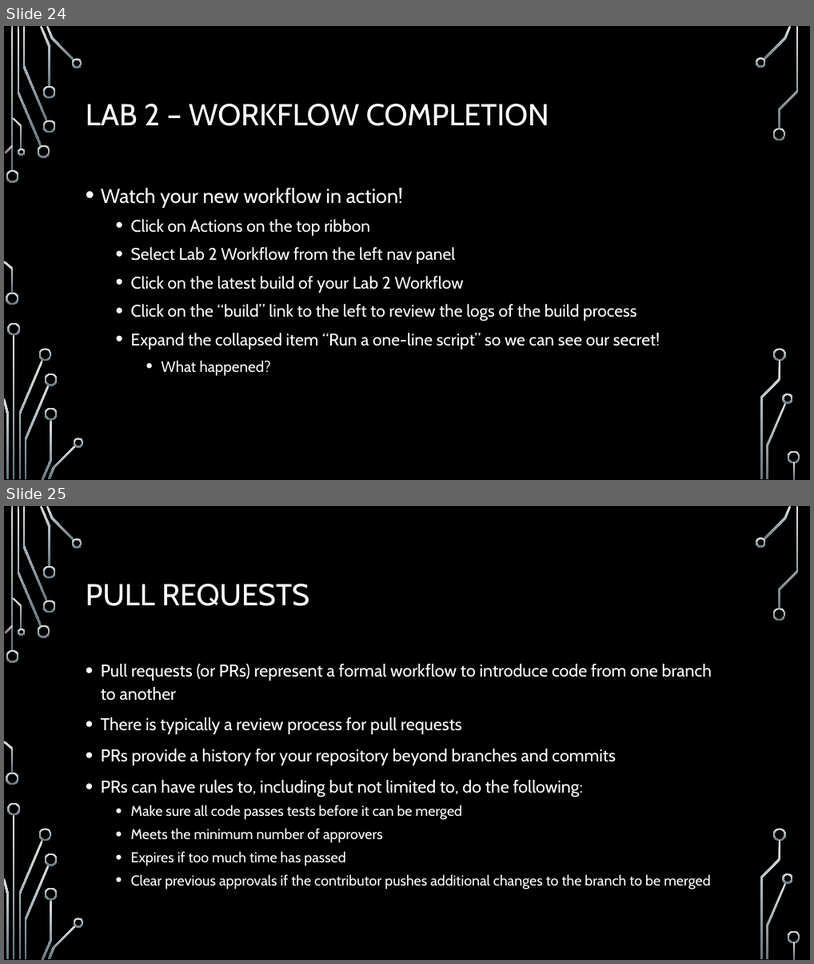
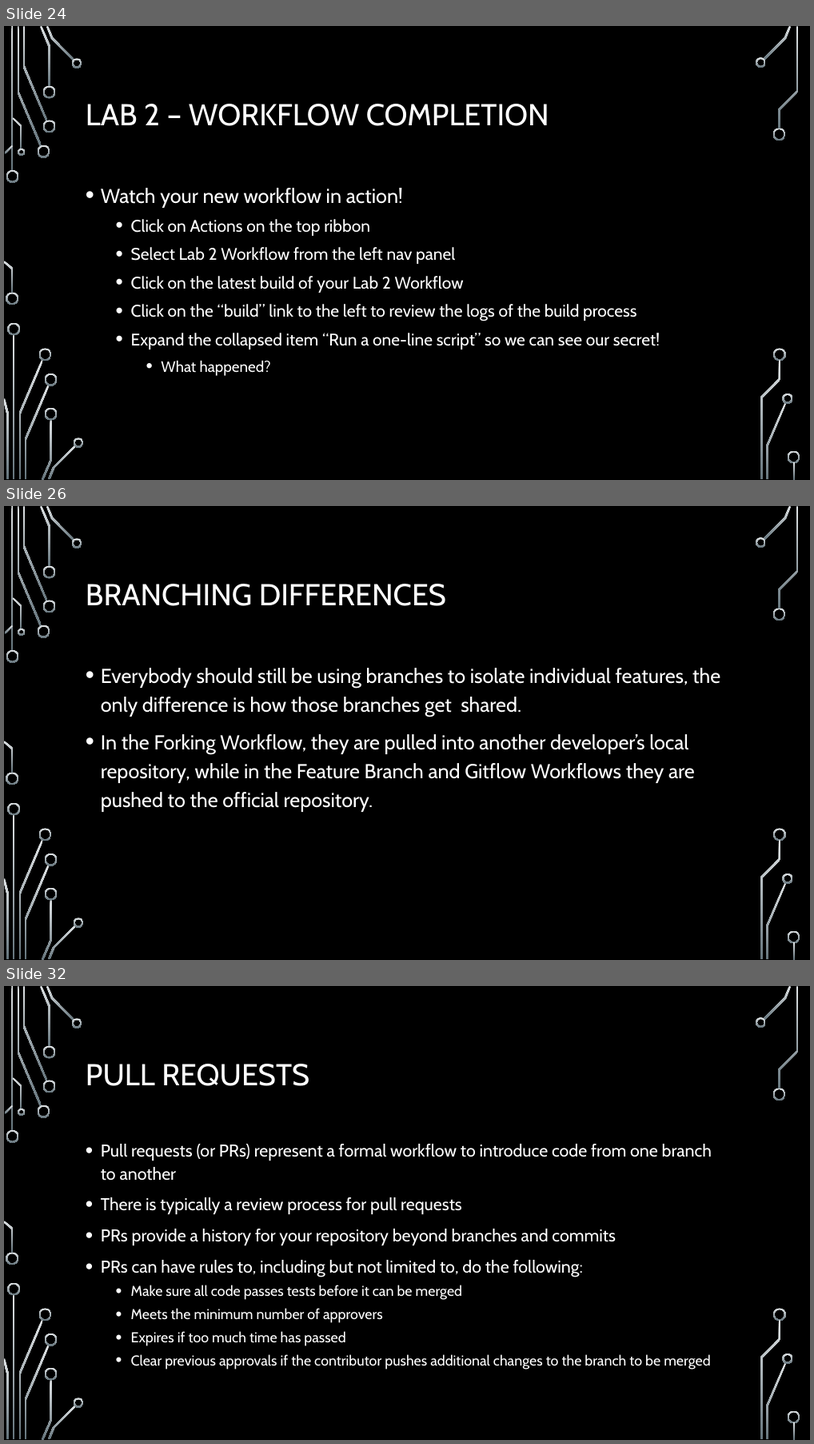
Before and after one commit to onideus/github-101-website, a slide deck: resources/Advanced github topics.pptx. Shown one above the other, each under a label of ours: slides 24 and 25 before the commit, slides 24, 26 and 32 after it; the slides between them are not shown. The pictures are 814x964 and 814x1444 pixels, drawn with LibreOffice and Linux fonts; fonts in the diff are those of the drawing; background and template pictures are left out. Boxes give left, top, right and bottom in pixels: in the first picture for what was removed or moved away, otherwise in the second. Text is boxed around its words. In the diff, an @@ line names an element or a change of style, - is before the commit and + after.

```diff
--- a/resources/Advanced github topics.pptx
+++ b/resources/Advanced github topics.pptx
@@ slide 26 added at <box>4,506,810,960</box>, background picture (left out); not listed: 36 template elements that a slide beside it also shows @@
@@ title added at <box>86,584,446,606</box>, 36 pt, text #FFFFFF @@
+BRANCHING DIFFERENCES
@@ text added at <box>101,668,721,812</box>, 24 pt, text #FFFFFF @@
+• Everybody should still be using branches to isolate individual features, the only difference is how those branches get shared.
+• In the Forking Workflow, they are pulled into another developer’s local repository, while in the Feature Branch and Gitflow Workflows they are pushed to the official repository.
@@ what was slide 25 is now slide 32 @@
```
Also in this commit, not shown: 6 other slides added.
